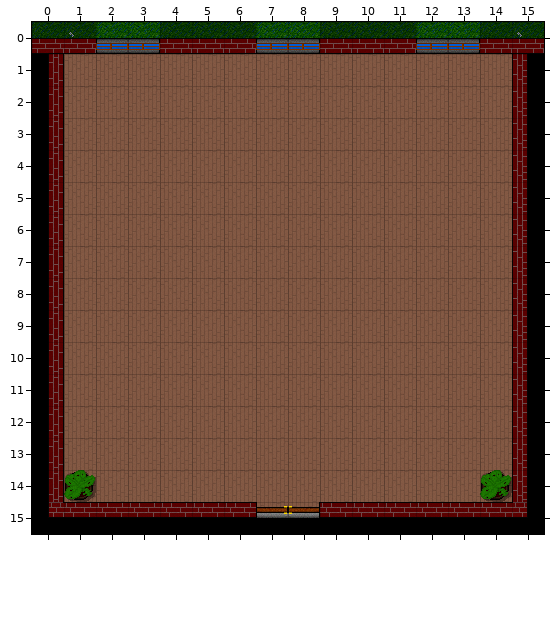
Level history. Tiled map (JSON): assets/maps/bed_room_1.json. Above: the version before the commit.
Cells are 32x32 px. Shown: x 0..15, y 0..15.
Now the later version:
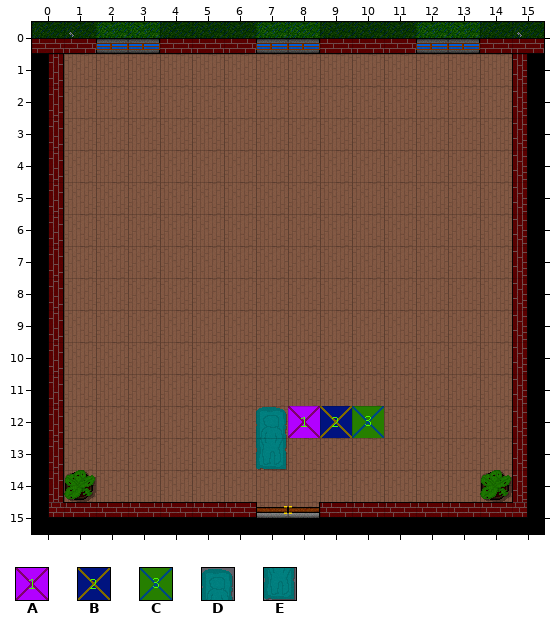
Key: from "tileset": A 7, B 8, C 9, D 163, E 173.
_ is an empty cell.
Tiles of an added or newly shown layer are drawn over the layers below it.
Log entry: Maps: Add optional "death" scenes that are enabled/hidden selectively for the actual murder room
Edits made:
Layer "Death Scene" (added):
y 12: x 7..10 ____ -> DABC
y 13: x 7 _ -> E
Boxes around the changes in both pictures, in picture pixels (x1, y1, x2, y2):
added: (256, 406, 384, 470)
